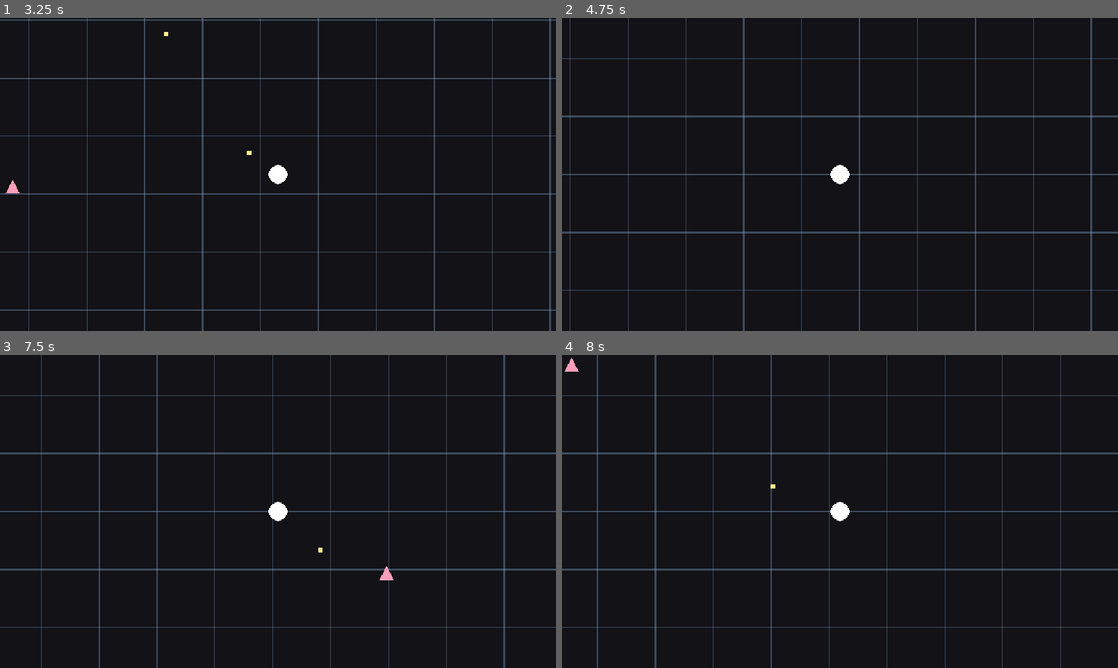
Above: before the commit, frames 1-4 (two rows, left to right).
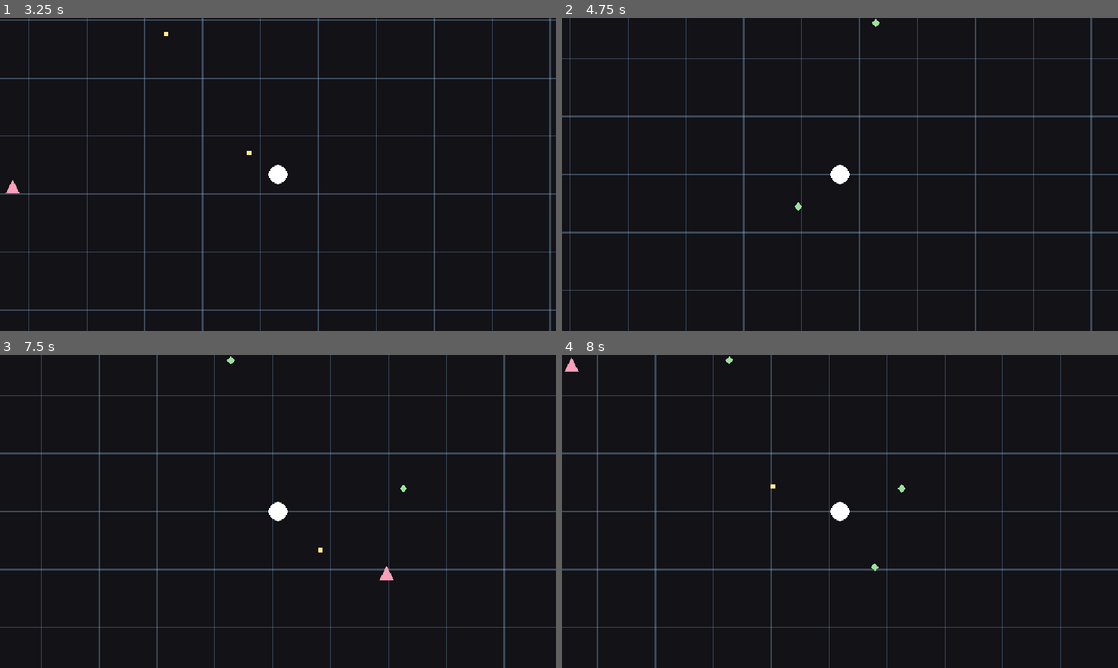
Above: after the commit, the same moments.

Repository: it-for-survivor/shape-survivor-for-hands-on
Game: Godot game, scene res://scenes/Main.tscn
The game is run twice, just before and just after one commit, with the same random seed, the same clock (stepped at 60 frames per second) and the same inputs.
Inputs:
- Up to frame 1 (3.25 s): tap Enter at 0.5, 2.75 s; hold D (move_right) 0.53-1.28 s; tap Space at 1.25 s; hold S (move_down) 1.28-2.03 s; hold D (move_right) 2.03-2.78 s; hold W (move_up) from 2.78 s (still down)
- Up to frame 2 (4.75 s): release W (move_up) at 3.53 s; hold A (move_left) from 3.53 s (still down)
- Up to frame 3 (7.5 s): release A (move_left) at 5.03 s; hold S (move_down) 5.03-5.78 s; hold D (move_right) 5.78-6.53 s; hold W (move_up) 6.53-7.28 s; hold D (move_right) from 7.28 s (still down)
- Up to frame 4 (8 s): keep holding D (move_right)

Frame 1 is identical in both runs. In frame 2, less than 0.1% of the frame differs, in the area x 41-58%, y 0-62%; in frame 3, less than 0.1%; in frame 4, less than 0.1%, in the area x 29-62%, y 0-70%.

Commit message:
add chapter-08

Diff:
--- a/hands-on/shape-survivor/scenes/Enemy.tscn
+++ b/hands-on/shape-survivor/scenes/Enemy.tscn
@@ -1,6 +1,7 @@
 [gd_scene format=3 uid="uid://bhtdv6xpnpgkt"]
 
 [ext_resource type="Script" uid="uid://y5hytld1itgd" path="res://scripts/Enemy.gd" id="1_3gvst"]
+[ext_resource type="PackedScene" uid="uid://bgp86ag0pekug" path="res://scenes/ExpGem.tscn" id="2_55jtl"]
 
 [sub_resource type="CircleShape2D" id="CircleShape2D_miwry"]
 radius = 14.0
@@ -12,6 +13,7 @@
 collision_layer = 2
 collision_mask = 2
 script = ExtResource("1_3gvst")
+exp_gem_scene = ExtResource("2_55jtl")
 
 [node name="CollisionShape2D" type="CollisionShape2D" parent="." unique_id=62154354]
 shape = SubResource("CircleShape2D_miwry")
--- /dev/null
+++ b/hands-on/shape-survivor/scenes/ExpGem.tscn
@@ -0,0 +1,13 @@
+[gd_scene format=3 uid="uid://bgp86ag0pekug"]
+
+[ext_resource type="Script" uid="uid://b74lk1jslenuk" path="res://scripts/ExpGem.gd" id="1_4l4gw"]
+
+[sub_resource type="CircleShape2D" id="CircleShape2D_inm2p"]
+radius = 7.0
+
+[node name="ExpGem" type="Area2D" unique_id=1265548886]
+collision_layer = 0
+script = ExtResource("1_4l4gw")
+
+[node name="CollisionShape2D" type="CollisionShape2D" parent="." unique_id=1127751746]
+shape = SubResource("CircleShape2D_inm2p")
--- a/hands-on/shape-survivor/scripts/Enemy.gd
+++ b/hands-on/shape-survivor/scripts/Enemy.gd
@@ -2,9 +2,11 @@
 
 @export var speed: float = 90.0
 @export var max_health: int = 2
+@export var exp_gem_scene: PackedScene
 
 var _target: Node2D
 var health: int
+var _is_dying: bool = false
 
 func _ready() -> void:
 	add_to_group("enemy")
@@ -15,7 +17,25 @@
 func take_damage(amount: int) -> void:
 	health -= amount
 	if health <= 0:
-		call_deferred("queue_free")
+		_die()
+
+func _die() -> void:
+	# 同一フレーム内に複数のダメージ源(弾+接触など)が重なると_die()が
+	# 二重に呼ばれ、ジェムが二重にドロップしてしまうことがあるため、
+	# 一度死亡処理を始めたら以降の呼び出しは無視するガードを入れる。
+	if _is_dying:
+		return
+	_is_dying = true
+	# body_enteredなど物理ステップ中のコールバックから呼ばれることがあるため、
+	# ジェムの追加もqueue_free()もまとめて安全なタイミングまで遅延させる。
+	call_deferred("_die_deferred")
+
+func _die_deferred() -> void:
+	if exp_gem_scene:
+		var gem := exp_gem_scene.instantiate()
+		gem.global_position = global_position
+		get_tree().current_scene.add_child(gem)
+	queue_free()
 
 func _on_hitbox_body_entered(body: Node2D) -> void:
 	if body.is_in_group("player") and body.has_method("take_damage"):
@@ -23,7 +43,7 @@
 		# body_enteredは物理ステップ中に呼ばれるため、即queue_free()すると
 		# "Can't change this state while flushing queries" エラーになる。
 		# call_deferred()で安全なタイミングまで削除を遅らせる。
-		call_deferred("queue_free")
+		_die()
 
 func _draw() -> void:
 	var points := PackedVector2Array([Vector2(0, -14), Vector2(12, 10), Vector2(-12, 10)])
--- /dev/null
+++ b/hands-on/shape-survivor/scripts/ExpGem.gd
@@ -0,0 +1,24 @@
+extends Area2D
+
+@export var exp_value: int = 1
+@export var attract_speed: float = 260.0
+@export var attract_radius: float = 90.0
+
+var _target: Node2D
+
+func _ready() -> void:
+	_target = get_tree().get_first_node_in_group("player")
+	body_entered.connect(_on_body_entered)
+
+func _draw() -> void:
+	var points := PackedVector2Array([Vector2(0, -7), Vector2(7, 0), Vector2(0, 7), Vector2(-7, 0)])
+	draw_colored_polygon(points, Color(0.62, 0.88, 0.62))
+
+func _physics_process(delta: float) -> void:
+	if is_instance_valid(_target) and global_position.distance_to(_target.global_position) < attract_radius:
+		global_position = global_position.move_toward(_target.global_position, attract_speed * delta)
+
+func _on_body_entered(body: Node2D) -> void:
+	if body.is_in_group("player") and body.has_method("gain_exp"):
+		body.gain_exp(exp_value)
+		queue_free()
--- a/hands-on/shape-survivor/scripts/Player.gd
+++ b/hands-on/shape-survivor/scripts/Player.gd
@@ -7,6 +7,9 @@
 @export var max_health: int = 5
 
 var health: int
+var exp: int = 0
+var level: int = 1
+var exp_to_next_level: int = 5
 
 func _ready() -> void:
 	add_to_group("player")
@@ -22,6 +25,17 @@
 		health = 0
 		died.emit()
 
+func gain_exp(amount: int) -> void:
+	exp += amount
+	if exp >= exp_to_next_level:
+		_level_up()
+
+func _level_up() -> void:
+	level += 1
+	exp -= exp_to_next_level
+	exp_to_next_level = int(exp_to_next_level * 1.3)
+	print("level up! now level ", level)
+
 func _physics_process(_delta: float) -> void:
 	var input_dir := Input.get_vector("move_left", "move_right", "move_up", "move_down")
 	velocity = input_dir * speed
Not shown, added: hands-on/shape-survivor/scripts/ExpGem.gd.uid
